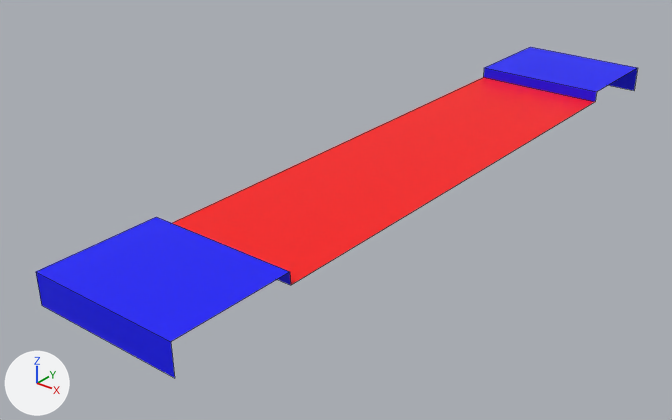
Renders of the FBX model Assets/ART/MESHES/Archi/SM_RoadTile.fbx from each side of a commit.
The view is the same before and after, from a camera (50 mm lens) standing at (8.1, -12.14, 6.08) and looking at (-0.75, -1.08, -0.78). Lighting does not change. The marker at lower left points along +X, +Y and +Z. Mesh edges are drawn as thin lines. Where no turn or scale is listed for an object, it has been applied to the vertices. Vertices at the same position are counted once.

In view in the first picture: 'SM_Road.003'.
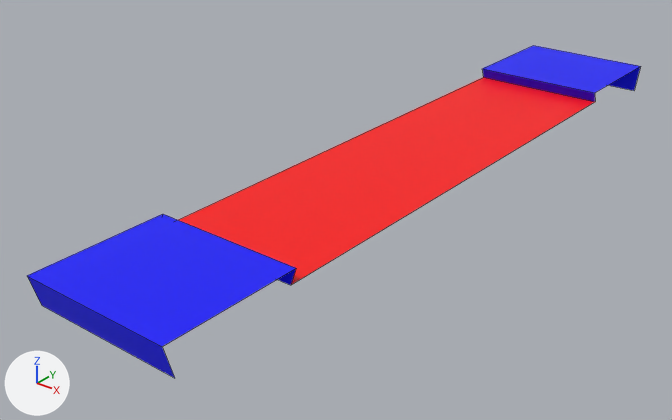
The change, as a diff of the scene's bpy script:
```diff
--- a/Assets/ART/MESHES/Archi/SM_RoadTile.fbx.py
+++ b/Assets/ART/MESHES/Archi/SM_RoadTile.fbx.py
@@ me_sm_road_02 @@
 # used by ob_sm_road_003; location = (0.0, 0.0, 0.0)
-me_sm_road_02.from_pydata(...)  # 16 vertices, 7 faces; spans x -1.25..1.25, y -6.51..6.51, z -0.24..0.26
-me_sm_road_02.vertices[0].co = (-1.25, -6.51, 0.26)  # pixel (35, 271)
-me_sm_road_02.vertices[1].co = (-1.25, -4.51, 0.26)  # pixel (156, 216)
-me_sm_road_02.vertices[8].co = (1.25, -6.51, 0.26)  # pixel (170, 341)
-me_sm_road_02.vertices[11].co = (1.25, -4.51, 0.26)  # pixel (289, 271)
-me_sm_road_02.vertices[5].co = (-1.25, 4.51, 0.26)  # pixel (484, 67)
-me_sm_road_02.vertices[6].co = (-1.25, 6.51, 0.26)  # pixel (530, 46)
-me_sm_road_02.vertices[10].co = (1.25, 4.51, 0.26)  # pixel (596, 91)
-me_sm_road_02.vertices[14].co = (1.25, 6.51, 0.26)  # pixel (637, 67)
+me_sm_road_02.from_pydata(...)  # 16 vertices, 7 faces; spans x -1.25..1.25, y -6.64..6.66, z -0.24..0.26
+# me_sm_road_02 part 1
+me_sm_road_02.vertices[0].co = (-1.25, -6.64, 0.26)  # pixel (26, 275)
+me_sm_road_02.vertices[1].co = (-1.25, -4.39, 0.26)  # pixel (162, 213)
+me_sm_road_02.vertices[8].co = (1.25, -6.64, 0.26)  # pixel (162, 346)
+me_sm_road_02.vertices[11].co = (1.25, -4.39, 0.26)  # pixel (296, 268)
+# me_sm_road_02 part 2
+me_sm_road_02.vertices[5].co = (-1.25, 4.43, 0.26)  # pixel (482, 68)
+me_sm_road_02.vertices[6].co = (-1.25, 6.66, 0.26)  # pixel (533, 45)
+me_sm_road_02.vertices[10].co = (1.25, 4.43, 0.26)  # pixel (594, 92)
+me_sm_road_02.vertices[14].co = (1.25, 6.66, 0.26)  # pixel (640, 66)
+# me_sm_road_02 part 3: edges marked sharp go from 0 to 6
 me_sm_road_02.materials.append(mat_trottoir_001)
```

Location of each change, (x1, y1, x2, y2) in pixels of the pictures (672 x 420 px; the box of a moved part takes in the faces that stretch with it):
'SM_Road.003', reshaped, shading changed: before (36, 47, 638, 378); after (27, 45, 640, 378)
part 1 of me_sm_road_02, moved or reshaped: before (36, 217, 291, 378); after (27, 214, 296, 378)
part 2 of me_sm_road_02, moved or reshaped: before (484, 47, 638, 102); after (482, 45, 640, 102)
part 3 of me_sm_road_02, shading changed: (179, 77, 594, 285) in both
